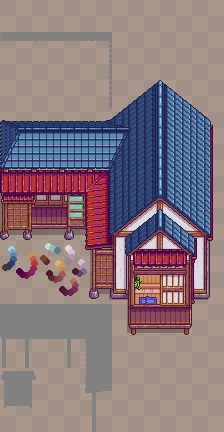
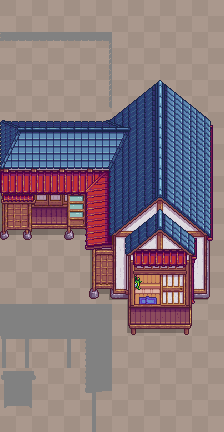
Revision of a layered w=224, h=432 image; what changed, layer by layer:
hid group "palettes" (7 layers) over [2, 243, 88, 296]
